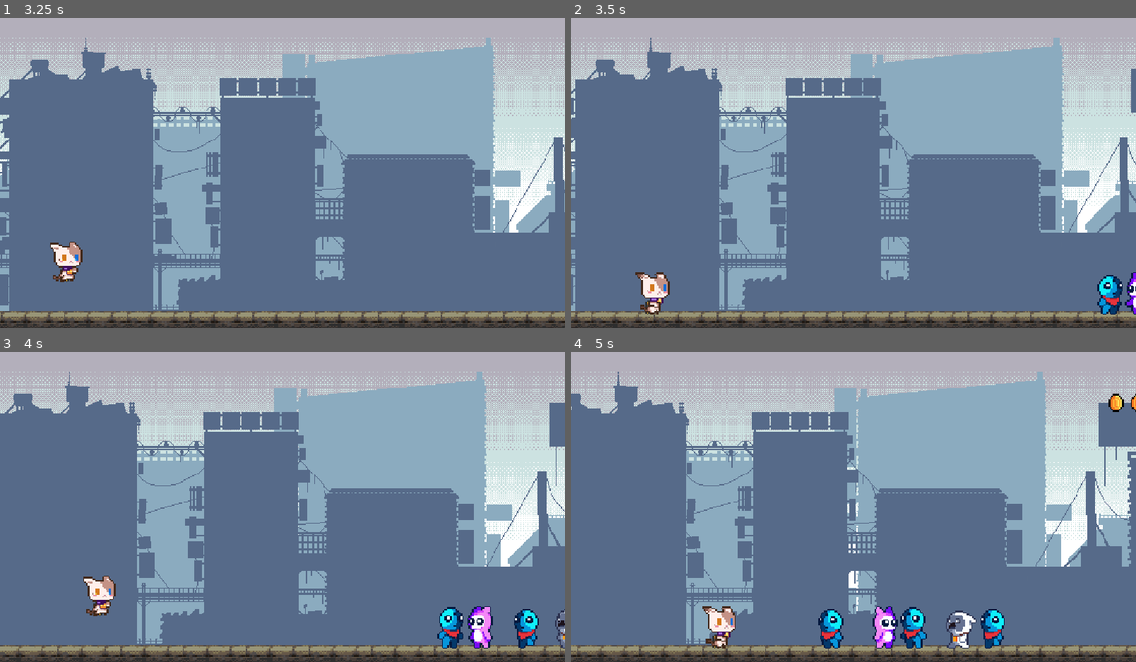
Above: before the commit, frames 1-4 (two rows, left to right).
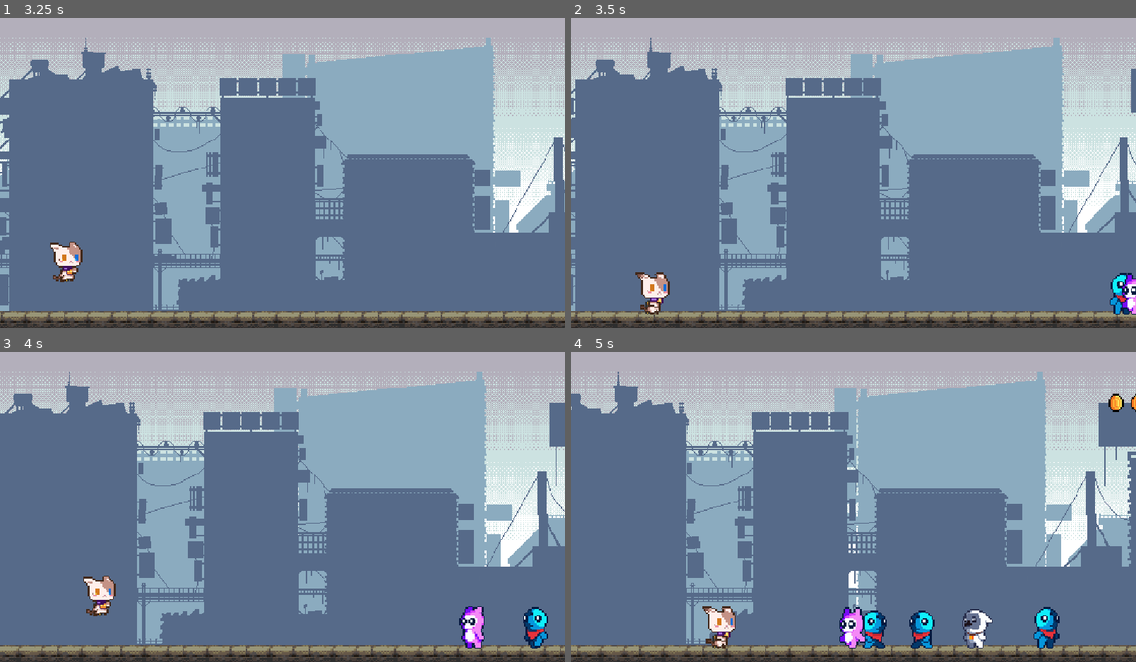
Above: after the commit, the same moments.

Repository: that-damn-cat/jetpack-joyride-recreation
Game: Godot game, scene res://Game.tscn
The game is run twice, just before and just after one commit, with the same random seed, the same clock (stepped at 60 frames per second) and the same inputs. The engine's default icon, where the game draws it, is replaced by a stand-in: a white triangle on a blue panel in a dark square. Sound files missing from this copy of the repository are replaced by a short silence.
Inputs:
- Up to frame 1 (3.25 s): tap Space (jump) at 0.77, 1.52, 3.02 s
- Up to frame 2 (3.5 s): no input
- Up to frame 3 (4 s): tap Space (jump) at 3.77 s
- Up to frame 4 (5 s): tap Space (jump) at 4.52 s

Frame 1 is identical in both runs. In frame 2, 0.8% of the frame differs, in the area x 93-100%, y 82-96%; in frame 3, 1.8%; in frame 4, 3.6%, in the area x 43-87%, y 82-96%.

Commit message:
Split Idle and Wandering into separate states

Diff:
--- a/Scenes/ShootableNPC/States/fleeing.gd
+++ b/Scenes/ShootableNPC/States/fleeing.gd
@@ -7,10 +7,10 @@
 var flee_speed : float = 0.0
 
 func enter() -> void:
+	%AnimationPlayer.play("run")
+
 	flee_speed = randf_range(min_flee_speed, max_flee_speed)
 	flee_speed *= [-1, 1].pick_random()
-
-	%AnimationPlayer.play("run")
 
 	if flee_speed < 0:
 		%Sprite2D.flip_h = true
--- a/Scenes/ShootableNPC/States/idle.gd
+++ b/Scenes/ShootableNPC/States/idle.gd
@@ -1,65 +1,40 @@
 extends State
-
-@export var wander_speed: float = 50.0
-@export var wander_min_time: float = 0.35
-@export var wander_max_time: float = 0.75
 
 @onready var controlled_node: CharacterBody2D = state_machine.controlled_node
 
-var wandering: bool = false
-var wander_time_elapsed: float = 0.0
-var wander_time: float = 0.0
+@export var idle_min_time: float = 0.35
+@export var idle_max_time: float = 0.75
+
+var idle_time: float = 0.0
+var idle_elapsed_time: float = 0.0
 
 func enter() -> void:
 	%HazardDetector.set_deferred("monitoring", true)
-	wandering = [true, false].pick_random()
-	wander_setup()
+	%AnimationPlayer.play('idle')
+
+	idle_time = randf_range(idle_min_time, idle_max_time)
+	idle_elapsed_time = 0.0
 
 
 func update(delta: float) -> void:
-	wander_time_elapsed += delta
+	idle_elapsed_time += delta
 
-	if wander_time_elapsed >= wander_time:
-		wander_setup()
-
-	if wandering:
-		%AnimationPlayer.play('walk')
-	else:
-		%AnimationPlayer.play('idle')
+	if idle_elapsed_time >= idle_time:
+		transitioned.emit(self, "wandering")
 
 
 func physics_update(_delta: float) -> void:
 	controlled_node.velocity.x = -Globals.run_speed
 
-	if wandering:
-		controlled_node.velocity.x = -Globals.run_speed + wander_speed
-
 
 func exit() -> void:
-	%HazardDetector.set_deferred("monitoring", false)
+	if %HazardDetector:
+		%HazardDetector.set_deferred("monitoring", false)
 
 
 func try_flee():
 	if state_machine.current_state == self:
 		transitioned.emit(self, "fleeing")
-
-
-func wander_setup():
-	wandering = not wandering
-
-	wander_speed *= [1.0, -1.0].pick_random()
-
-	if wandering:
-		if wander_speed < 0:
-			%Sprite2D.flip_h = true
-		elif wander_speed > 0:
-			%Sprite2D.flip_h = false
-
-	wander_time = randf_range(wander_min_time, wander_max_time)
-	wander_time_elapsed = 0.0
-
-	if not wandering:
-		wander_time *= 3.0
 
 
 func _on_hazard_detector_body_entered(_body: Node2D) -> void:
--- a/Scenes/ShootableNPC/States/state_machine.gd
+++ b/Scenes/ShootableNPC/States/state_machine.gd
@@ -2,6 +2,11 @@
 
 @export var controlled_node : CharacterBody2D
 
+func _ready() -> void:
+	initial_state = [get_state('idle'), get_state('wandering')].pick_random()
+	super()
+
+
 func _on_health_component_died() -> void:
 	%Hurtbox2D.queue_free()
 	change_state("dying")
--- /dev/null
+++ b/Scenes/ShootableNPC/States/wandering.gd
@@ -0,0 +1,53 @@
+extends State
+
+@onready var controlled_node: CharacterBody2D = state_machine.controlled_node
+
+@export var wander_speed: float = 50.0
+@export var wander_min_time: float = 0.35
+@export var wander_max_time: float = 0.75
+
+var wander_time: float = 0.0
+var wander_elapsed_time: float = 0.0
+
+func enter() -> void:
+	%HazardDetector.set_deferred("monitoring", true)
+	%AnimationPlayer.play('walk')
+
+	wander_speed *= [-1.0, 1.0].pick_random()
+
+	if wander_speed < 0.0:
+		%Sprite2D.flip_h = true
+	else:
+		%Sprite2D.flip_h = false
+
+	wander_time = randf_range(wander_min_time, wander_max_time)
+	wander_elapsed_time = 0.0
+
+
+func update(delta: float) -> void:
+	wander_elapsed_time += delta
+
+	if wander_elapsed_time >= wander_time:
+		transitioned.emit(self, "idle")
+
+
+func physics_update(_delta: float) -> void:
+	controlled_node.velocity.x = -Globals.run_speed + wander_speed
+
+
+func exit() -> void:
+	if %HazardDetector:
+		%HazardDetector.set_deferred("monitoring", false)
+
+
+func try_flee():
+	if state_machine.current_state == self:
+		transitioned.emit(self, "fleeing")
+
+
+func _on_hazard_detector_body_entered(_body: Node2D) -> void:
+	try_flee()
+
+
+func _on_hazard_detector_area_entered(_area: Area2D) -> void:
+	try_flee()
--- a/Scenes/ShootableNPC/shootable_npc.tscn
+++ b/Scenes/ShootableNPC/shootable_npc.tscn
@@ -11,25 +11,16 @@
 [ext_resource type="Script" uid="uid://3dvutehexmwh" path="res://Scenes/ShootableNPC/States/idle.gd" id="6_7gwyk"]
 [ext_resource type="Script" uid="uid://x37rqikw4t8v" path="res://Scenes/ShootableNPC/States/fleeing.gd" id="8_teoae"]
 [ext_resource type="Script" uid="uid://btxb2333k6tgn" path="res://Scenes/ShootableNPC/States/dying.gd" id="9_teoae"]
+[ext_resource type="Script" uid="uid://c3k6hd8suua7a" path="res://Scenes/ShootableNPC/States/wandering.gd" id="10_43ra8"]
 
 [sub_resource type="RectangleShape2D" id="RectangleShape2D_wih37"]
 size = Vector2(56, 84)
 
-[sub_resource type="Animation" id="Animation_teoae"]
-resource_name = "idle"
-loop_mode = 1
-tracks/0/type = "value"
-tracks/0/imported = false
-tracks/0/enabled = true
-tracks/0/path = NodePath(".:frame")
-tracks/0/interp = 1
-tracks/0/loop_wrap = true
-tracks/0/keys = {
-"times": PackedFloat32Array(0, 0.25, 0.5, 0.75),
-"transitions": PackedFloat32Array(1, 1, 1, 1),
-"update": 1,
-"values": [0, 1, 2, 3]
-}
+[sub_resource type="RectangleShape2D" id="RectangleShape2D_6od15"]
+size = Vector2(60, 42)
+
+[sub_resource type="RectangleShape2D" id="RectangleShape2D_6gfxk"]
+size = Vector2(675, 200)
 
 [sub_resource type="Animation" id="Animation_o6560"]
 length = 0.001
@@ -58,39 +49,6 @@
 "values": [true]
 }
 
-[sub_resource type="Animation" id="Animation_fsudy"]
-resource_name = "walk"
-loop_mode = 1
-tracks/0/type = "value"
-tracks/0/imported = false
-tracks/0/enabled = true
-tracks/0/path = NodePath(".:frame")
-tracks/0/interp = 1
-tracks/0/loop_wrap = true
-tracks/0/keys = {
-"times": PackedFloat32Array(0, 0.1667, 0.3333, 0.5, 0.6667, 0.8333),
-"transitions": PackedFloat32Array(1, 1, 1, 1, 1, 1),
-"update": 1,
-"values": [8, 9, 10, 11, 12, 13]
-}
-
-[sub_resource type="Animation" id="Animation_43ra8"]
-resource_name = "run"
-length = 0.75
-loop_mode = 1
-tracks/0/type = "value"
-tracks/0/imported = false
-tracks/0/enabled = true
-tracks/0/path = NodePath(".:frame")
-tracks/0/interp = 1
-tracks/0/loop_wrap = true
-tracks/0/keys = {
-"times": PackedFloat32Array(0, 0.125, 0.25, 0.375, 0.5, 0.625),
-"transitions": PackedFloat32Array(1, 1, 1, 1, 1, 1),
-"update": 1,
-"values": [16, 17, 18, 19, 20, 21]
-}
-
 [sub_resource type="Animation" id="Animation_8xgi6"]
 resource_name = "die"
 tracks/0/type = "value"
@@ -118,6 +76,55 @@
 "values": [true, false]
 }
 
+[sub_resource type="Animation" id="Animation_teoae"]
+resource_name = "idle"
+loop_mode = 1
+tracks/0/type = "value"
+tracks/0/imported = false
+tracks/0/enabled = true
+tracks/0/path = NodePath(".:frame")
+tracks/0/interp = 1
+tracks/0/loop_wrap = true
+tracks/0/keys = {
+"times": PackedFloat32Array(0, 0.25, 0.5, 0.75),
+"transitions": PackedFloat32Array(1, 1, 1, 1),
+"update": 1,
+"values": [0, 1, 2, 3]
+}
+
+[sub_resource type="Animation" id="Animation_43ra8"]
+resource_name = "run"
+length = 0.75
+loop_mode = 1
+tracks/0/type = "value"
+tracks/0/imported = false
+tracks/0/enabled = true
+tracks/0/path = NodePath(".:frame")
+tracks/0/interp = 1
+tracks/0/loop_wrap = true
+tracks/0/keys = {
+"times": PackedFloat32Array(0, 0.125, 0.25, 0.375, 0.5, 0.625),
+"transitions": PackedFloat32Array(1, 1, 1, 1, 1, 1),
+"update": 1,
+"values": [16, 17, 18, 19, 20, 21]
+}
+
+[sub_resource type="Animation" id="Animation_fsudy"]
+resource_name = "walk"
+loop_mode = 1
+tracks/0/type = "value"
+tracks/0/imported = false
+tracks/0/enabled = true
+tracks/0/path = NodePath(".:frame")
+tracks/0/interp = 1
+tracks/0/loop_wrap = true
+tracks/0/keys = {
+"times": PackedFloat32Array(0, 0.1667, 0.3333, 0.5, 0.6667, 0.8333),
+"transitions": PackedFloat32Array(1, 1, 1, 1, 1, 1),
+"update": 1,
+"values": [8, 9, 10, 11, 12, 13]
+}
+
 [sub_resource type="AnimationLibrary" id="AnimationLibrary_fsudy"]
 _data = {
 &"RESET": SubResource("Animation_o6560"),
@@ -127,40 +134,15 @@
 &"walk": SubResource("Animation_fsudy")
 }
 
-[sub_resource type="RectangleShape2D" id="RectangleShape2D_6od15"]
-size = Vector2(60, 42)
-
-[sub_resource type="RectangleShape2D" id="RectangleShape2D_6gfxk"]
-size = Vector2(675, 200)
-
 [node name="ShootableNPC" type="CharacterBody2D"]
 collision_layer = 4
 collision_mask = 2
 script = ExtResource("1_7gwyk")
 sprite_options = Array[Texture2D]([ExtResource("2_fsudy"), ExtResource("3_43ra8"), ExtResource("3_teoae")])
 
-[node name="HealthComponent" type="Node" parent="."]
-script = ExtResource("1_tu1ms")
-max_health = 1
-metadata/_custom_type_script = "uid://c648tla2l1a3r"
-
 [node name="PhysicsCollider" type="CollisionShape2D" parent="."]
 visible = false
 shape = SubResource("RectangleShape2D_wih37")
-
-[node name="Sprite2D" type="Sprite2D" parent="."]
-unique_name_in_owner = true
-scale = Vector2(3, 3)
-texture = ExtResource("3_teoae")
-hframes = 8
-vframes = 4
-
-[node name="AnimationPlayer" type="AnimationPlayer" parent="Sprite2D"]
-unique_name_in_owner = true
-libraries = {
-&"": SubResource("AnimationLibrary_fsudy")
-}
-autoplay = "idle"
 
 [node name="FreeNotifier2D" type="VisibleOnScreenNotifier2D" parent="."]
 rect = Rect2(-50, -50, 100, 100)
@@ -168,6 +150,11 @@
 script = ExtResource("3_6gfxk")
 metadata/_custom_type_script = "uid://x23jddk8rue6"
 
+[node name="HealthComponent" type="Node" parent="."]
+script = ExtResource("1_tu1ms")
+max_health = 1
+metadata/_custom_type_script = "uid://c648tla2l1a3r"
+
 [node name="Hurtbox2D" type="Area2D" parent="." node_paths=PackedStringArray("health")]
 unique_name_in_owner = true
 collision_layer = 4
@@ -192,6 +179,20 @@
 shape = SubResource("RectangleShape2D_6gfxk")
 debug_color = Color(0.61960787, 0.53333336, 0, 0.12156863)
 
+[node name="Sprite2D" type="Sprite2D" parent="."]
+unique_name_in_owner = true
+scale = Vector2(3, 3)
+texture = ExtResource("3_teoae")
+hframes = 8
+vframes = 4
+
+[node name="AnimationPlayer" type="AnimationPlayer" parent="Sprite2D"]
+unique_name_in_owner = true
+libraries = {
+&"": SubResource("AnimationLibrary_fsudy")
+}
+autoplay = "idle"
+
 [node name="StateMachine" type="Node" parent="." node_paths=PackedStringArray("controlled_node", "initial_state")]
 script = ExtResource("5_tvcwg")
 controlled_node = NodePath("..")
@@ -200,7 +201,16 @@
 
 [node name="Idle" type="Node" parent="StateMachine"]
 script = ExtResource("6_7gwyk")
+idle_min_time = 0.5
+idle_max_time = 0.8
 state_name = "idle"
+metadata/_custom_type_script = "uid://xmr3p4wrraye"
+
+[node name="Wandering" type="Node" parent="StateMachine"]
+script = ExtResource("10_43ra8")
+wander_min_time = 0.5
+wander_max_time = 0.8
+state_name = "wandering"
 metadata/_custom_type_script = "uid://xmr3p4wrraye"
 
 [node name="Fleeing" type="Node" parent="StateMachine"]
@@ -217,4 +227,6 @@
 
 [connection signal="died" from="HealthComponent" to="StateMachine" method="_on_health_component_died"]
 [connection signal="area_entered" from="HazardDetector" to="StateMachine/Idle" method="_on_hazard_detector_area_entered"]
+[connection signal="area_entered" from="HazardDetector" to="StateMachine/Wandering" method="_on_hazard_detector_area_entered"]
 [connection signal="body_entered" from="HazardDetector" to="StateMachine/Idle" method="_on_hazard_detector_body_entered"]
+[connection signal="body_entered" from="HazardDetector" to="StateMachine/Wandering" method="_on_hazard_detector_body_entered"]
Not shown, added: Scenes/ShootableNPC/States/wandering.gd.uid
Not shown: 1 places in Scenes/ShootableNPC/shootable_npc.tscn that only renumber resources
